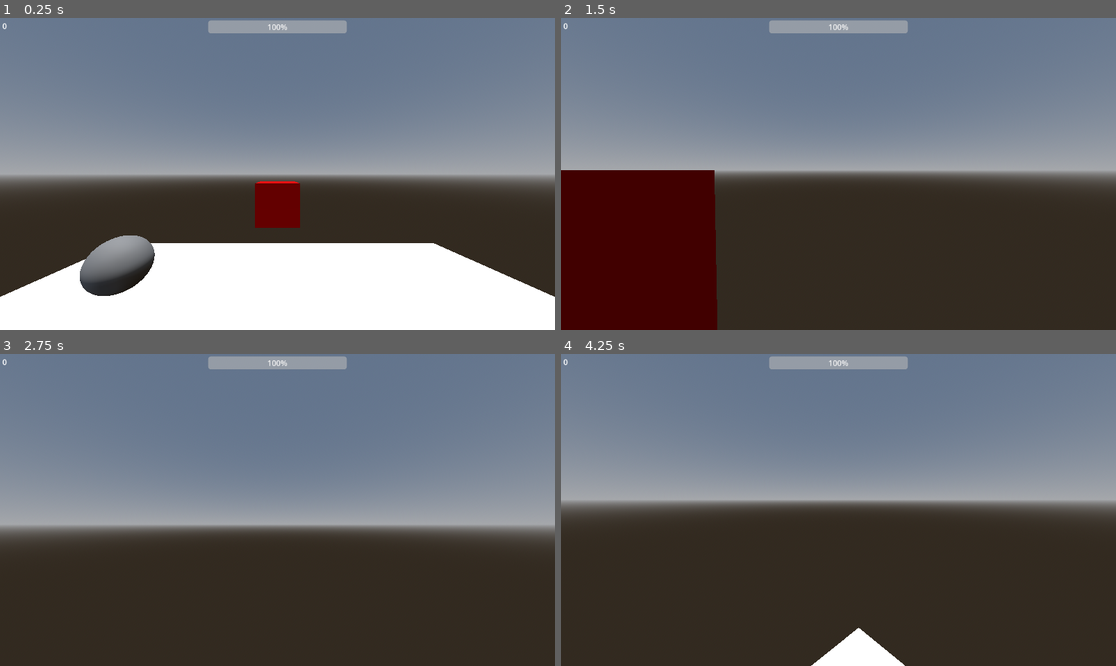
Above: before the commit, frames 1-4 (two rows, left to right).
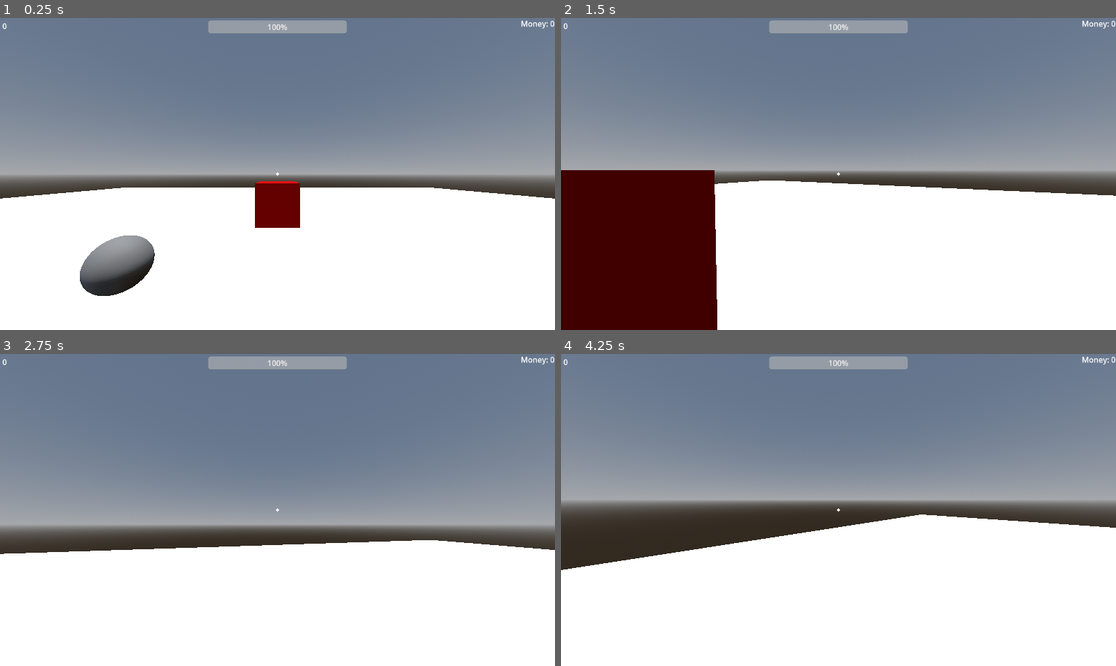
Above: after the commit, the same moments.

Repository: pneumatick/godot-project-a
Game: Godot game, scene res://3d_scene_root.tscn
Same seed, same stepped clock (60 frames per second), same inputs: the game is played once before the commit and once after it.
Inputs (mouse positions are in pixels of both pictures, inside the frame that each line leads up to):
- Up to frame 1 (0.25 s): no input
- Up to frame 2 (1.5 s): tap Enter (ui_accept) at 0.5, 0.77 s; move the mouse to (866, 174) at 0.52 s; press the mouse at (866, 174) at 0.53 s; hold W (move_forward) from 0.53 s (still down); move the mouse to (810, 174) at 1.27 s; release the mouse at (810, 174) at 1.28 s; click (810, 174) at 1.35 s
- Up to frame 3 (2.75 s): keep holding W (move_forward); tap Enter (ui_accept) at 1.52 s; move the mouse to (288, 503) at 2.02 s; press the mouse at (288, 503) at 2.03 s
- Up to frame 4 (4.25 s): keep holding W (move_forward); move the mouse to (832, 516) at 2.77 s; release the mouse at (832, 516) at 2.78 s; click (832, 516) at 2.85 s; tap Enter (ui_accept) at 3.02, 3.77 s; move the mouse to (877, 513) at 3.52 s; press the mouse at (877, 513) at 3.53 s

The runs differ from the first frame. In frame 1, 20% of the frame differs, in the area x 0-100%, y 0-90%; in frame 2, 33%; in frame 3, 38%; in frame 4, 41%, in the area x 0-100%, y 0-100%.

Commit message:
Late night changes (mostly UI related)

Diff:
--- a/3d_scene_root.tscn
+++ b/3d_scene_root.tscn
@@ -42,7 +42,7 @@
 transform = Transform3D(1, 0, 0, 0, 1, 0, 0, 0, 1, 0, 1, 0)
 
 [node name="Floor" type="StaticBody3D" parent="."]
-transform = Transform3D(1, 0, 0, 0, 1, 0, 0, 0, 1, 0, -1, 0)
+transform = Transform3D(5, 0, 0, 0, 5, 0, 0, 0, 5, 0, -3, 0)
 collision_layer = 4
 collision_mask = 0
 
@@ -81,5 +81,10 @@
 transform = Transform3D(-4.37114e-08, -1, 0, 1, -4.37114e-08, 0, 0, 0, 1, 5, 1.5, 0)
 
 [connection signal="death" from="Player" to="." method="_on_player_death"]
+[connection signal="death" from="Player" to="HUD" method="_on_player_death"]
+[connection signal="money_change" from="Player" to="HUD" method="_on_player_money_change"]
+[connection signal="weapon_equipped" from="Player" to="HUD" method="_on_player_weapon_equipped"]
+[connection signal="weapon_reloaded" from="Player" to="HUD" method="_on_player_weapon_reloaded"]
 [connection signal="picked_up" from="Rifle Pickup" to="." method="_on_gun_pickup_picked_up"]
 [connection signal="picked_up" from="Rifle Pickup" to="Player" method="_on_gun_pickup_picked_up"]
+[connection signal="destroyed" from="Target" to="Player" method="_on_target_destroyed"]
--- /dev/null
+++ b/crosshair.gd
@@ -0,0 +1,15 @@
+extends Control
+
+@export var radius = 3.0
+@export var color = Color.WHITE
+
+# Called when the node enters the scene tree for the first time.
+func _ready() -> void:
+	pass
+
+# Called every frame. 'delta' is the elapsed time since the previous frame.
+func _process(delta: float) -> void:
+	pass
+
+func _draw() -> void:
+	draw_circle(get_rect().size / 2, radius, color)
--- a/gun_pickup.gd
+++ b/gun_pickup.gd
@@ -2,12 +2,10 @@
 
 signal picked_up
 
+var _available : bool = true
+
 @export var weapon_name: String = "Rifle"			# Default: Rifle
 @export var respawn_time: float = 5.0
-
-@onready var level = get_node("/root/3D Scene Root")
-
-var player_in_range = null
 
 func _ready():
 	body_entered.connect(_on_body_entered)
@@ -16,10 +14,10 @@
 	pass
 
 func _on_body_entered(body):
-	if body.name == "Player":  # Or use `is Player` if using a player class
-		monitoring = false
+	if body.name == "Player" and _available:  # Or use `is Player` if using a player class
+		_available = false
 		visible = false
 		picked_up.emit(weapon_name)
 		await get_tree().create_timer(respawn_time).timeout
-		monitoring = true
+		_available = true
 		visible = true
--- /dev/null
+++ b/hud.gd
@@ -0,0 +1,24 @@
+extends CanvasLayer
+
+@onready var ammo_label = get_node("Control/Ammo")
+@onready var money_label = get_node("Control/Money")
+
+# Called when the node enters the scene tree for the first time.
+func _ready() -> void:
+	pass # Replace with function body.
+
+# Called every frame. 'delta' is the elapsed time since the previous frame.
+func _process(delta: float) -> void:
+	pass
+
+func _on_player_weapon_equipped(weapon: Node) -> void:
+	ammo_label.text = str(weapon.current_ammo)
+
+func _on_player_death() -> void:
+	ammo_label.text = ""
+
+func _on_player_money_change(current_money: int) -> void:
+	money_label.text = "Money: %s" % str(current_money)
+
+func _on_player_weapon_reloaded(weapon: Node) -> void:
+	ammo_label.text = str(weapon.current_ammo)
--- a/hud.tscn
+++ b/hud.tscn
@@ -1,14 +1,20 @@
-[gd_scene load_steps=2 format=3 uid="uid://tldca8ygc1hw"]
+[gd_scene load_steps=4 format=3 uid="uid://tldca8ygc1hw"]
+
+[ext_resource type="Script" uid="uid://bwsr8lcu0e48x" path="res://crosshair.gd" id="1_37p78"]
+[ext_resource type="Script" uid="uid://dnu7pnurodndd" path="res://hud.gd" id="1_64ctp"]
 
 [sub_resource type="CanvasItemMaterial" id="CanvasItemMaterial_g5xil"]
 
 [node name="HUD" type="CanvasLayer"]
+script = ExtResource("1_64ctp")
 
 [node name="Control" type="Control" parent="."]
 layout_mode = 3
-anchors_preset = 0
-offset_right = 1152.0
-offset_bottom = 648.0
+anchors_preset = 15
+anchor_right = 1.0
+anchor_bottom = 1.0
+grow_horizontal = 2
+grow_vertical = 2
 
 [node name="Death Counter" type="Label" parent="Control"]
 layout_mode = 1
@@ -17,6 +23,32 @@
 offset_right = 45.0
 offset_bottom = 28.0
 text = "0"
+
+[node name="Money" type="Label" parent="Control"]
+layout_mode = 1
+anchors_preset = 1
+anchor_left = 1.0
+anchor_right = 1.0
+offset_left = -40.0
+offset_bottom = 23.0
+grow_horizontal = 0
+text = "Money: 0"
+horizontal_alignment = 1
+vertical_alignment = 1
+
+[node name="Ammo" type="Label" parent="Control"]
+layout_mode = 1
+anchors_preset = 3
+anchor_left = 1.0
+anchor_top = 1.0
+anchor_right = 1.0
+anchor_bottom = 1.0
+offset_left = -40.0
+offset_top = -23.0
+grow_horizontal = 0
+grow_vertical = 0
+horizontal_alignment = 1
+vertical_alignment = 1
 
 [node name="Health Bar" type="ProgressBar" parent="Control"]
 material = SubResource("CanvasItemMaterial_g5xil")
@@ -29,3 +61,19 @@
 offset_right = 144.0
 offset_bottom = 32.0
 grow_horizontal = 2
+
+[node name="Crosshair" type="Control" parent="Control"]
+layout_mode = 1
+anchors_preset = 8
+anchor_left = 0.5
+anchor_top = 0.5
+anchor_right = 0.5
+anchor_bottom = 0.5
+offset_left = -20.0
+offset_top = -20.0
+offset_right = 20.0
+offset_bottom = 20.0
+grow_horizontal = 2
+grow_vertical = 2
+mouse_filter = 2
+script = ExtResource("1_37p78")
--- a/player.gd
+++ b/player.gd
@@ -1,7 +1,11 @@
 extends CharacterBody3D
 
-# Emitted when the player is hit by a mob
+signal spawn
 signal death
+signal weapon_equipped
+signal weapon_reloaded
+signal weapon_picked_up
+signal money_change
 
 const SPEED = 5.0
 const JUMP_VELOCITY = 4.5
@@ -18,12 +22,14 @@
 var _items : Array = []
 var _inventory : Dictionary = {}
 var _alive : bool = true
+var _money : int = 0
 
 @export var TILT_LOWER_LIMIT := deg_to_rad(-90.0)
 @export var TILT_UPPER_LIMIT := deg_to_rad(90.0)
 @export var CAMERA_CONTROLLER : Camera3D
 @export var MOUSE_SENSITIVITY : float = 0.5
 @export var health : int = DEFAULT_HEALTH
+@export var death_deduction : int = 15
 
 @onready var right_hand : Node3D = get_node("Pivot/Camera3D/Right Hand")
 
@@ -33,10 +39,12 @@
 @onready var rifle : PackedScene = preload("res://rifle.tscn")
 @onready var hit_sound : AudioStreamPlayer3D = $"Hit Sound"
 @onready var death_sound : AudioStreamPlayer3D = $"Death Sound"
+@onready var money_display : Label = get_node("/root/3D Scene Root/HUD/Control/Money")
 
 func _ready() -> void:
 	Input.mouse_mode = Input.MOUSE_MODE_CAPTURED
 	health_bar.value = health
+	spawn.emit()						# Probably not supposed to be here...
 
 func _physics_process(delta: float) -> void:
 	# Update the camera view
@@ -96,13 +104,23 @@
 	visible = false
 	velocity = Vector3.ZERO
 	death_counter.text = str(int(death_counter.text) + 1)
+
+	# Dump inventory
 	_inventory = {}
 	_items = []
+
+	# Deduct money
+	_money -= death_deduction
+	money_change.emit(_money)
+
+	# Remove whatever is in the right hand
 	var right_hand_children = right_hand.get_children()
 	for child in right_hand_children:
 		child.queue_free()
+
 	death_sound.play()
 	death.emit()
+
 	# Wait a bit before respawning the player
 	await get_tree().create_timer(2.0).timeout
 	respawn(Vector3(0.0, 1.0, 0.0))
@@ -114,6 +132,7 @@
 	visible = true
 	_alive = true
 	set_physics_process(true)
+	spawn.emit()
 
 func take_damage(amount: int) -> void:
 	if health > 0:
@@ -152,6 +171,9 @@
 	for body in _damaging_bodies.keys():
 		take_damage(_damaging_bodies[body])
 
+func equip_weapon(weapon: Node) -> void:
+	weapon_equipped.emit(weapon)
+
 # Add an item to the player's inventory (and hand)
 func add_item(item_name: String):
 	print("Adding %s..." % item_name)
@@ -160,6 +182,8 @@
 		right_hand.add_child(new_rifle)
 		_inventory[item_name] = new_rifle
 		_items.append(item_name)
+		equip_weapon(new_rifle)
+		weapon_picked_up.emit(new_rifle)
 	else:
 		print("Unknown item %s" % item_name)
 
@@ -170,6 +194,11 @@
 		# not in use
 		var weapon = right_hand.get_node(weapon_name)
 		weapon.load_ammo(weapon.max_ammo)
+		weapon_reloaded.emit(weapon)
 	else:
 		add_item(weapon_name)
 	print("Picked up weapon: ", weapon_name)
+
+func _on_target_destroyed(value: int) -> void:
+	_money += value
+	money_change.emit(_money)
--- a/rifle.gd
+++ b/rifle.gd
@@ -4,11 +4,12 @@
 @export var max_ammo: int = 100
 @export var max_distance: float = 1000.0
 @export var damage: int = 25
+@export var current_ammo = max_ammo
 
 @onready var player = get_node("/root/3D Scene Root/Player")
+@onready var ammo_label = get_node("/root/3D Scene Root/HUD/Control/Ammo")
 @onready var fire_sound = $"Fire Sound"
 
-var current_ammo = max_ammo
 var can_fire = true
 
 # Called when the node enters the scene tree for the first time.
@@ -30,13 +31,16 @@
 	print("Bang! Ammo: ", current_ammo)
 	fire_sound.play()
 
+	# Update ammo label
+	ammo_label.text = str(current_ammo)
+
 	var camera = get_viewport().get_camera_3d()
 	if not camera:
 		print("No camera found!")
 		return
 
 	var from = camera.global_transform.origin
-	var to = from + camera.global_transform.basis.z * -max_distance  # -Z is forward
+	var to = from + camera.global_transform.basis.z * -max_distance
 
 	var space_state = get_world_3d().direct_space_state
 	var result = space_state.intersect_ray(
@@ -44,13 +48,12 @@
 			from,
 			to,
 			0xFFFFFFFF,			  # Default value
-			[self, player]  # exclude gun and player
+			[self, player]  	  # exclude gun and player
 		)
 	)
 
 	if result:
 		print("Hit: ", result.collider)
-
 		if result.collider.has_method("take_damage"):
 			result.collider.take_damage(damage)
 
--- a/target.gd
+++ b/target.gd
@@ -5,6 +5,8 @@
 const DEFAULT_HEALTH = 100
 
 var health = DEFAULT_HEALTH
+
+@export var value: int = 10
 
 @onready var collision_shape = $CollisionShape3D
 @onready var hit_sound = $"Hit Sound"
@@ -28,7 +30,8 @@
 func destroy():
 	collision_shape.disabled = true
 	visible = false
-	destroyed.emit()
+	# Reward the player with money
+	destroyed.emit(value)
 	await get_tree().create_timer(2.0).timeout
 	collision_shape.disabled = false
 	visible = true
